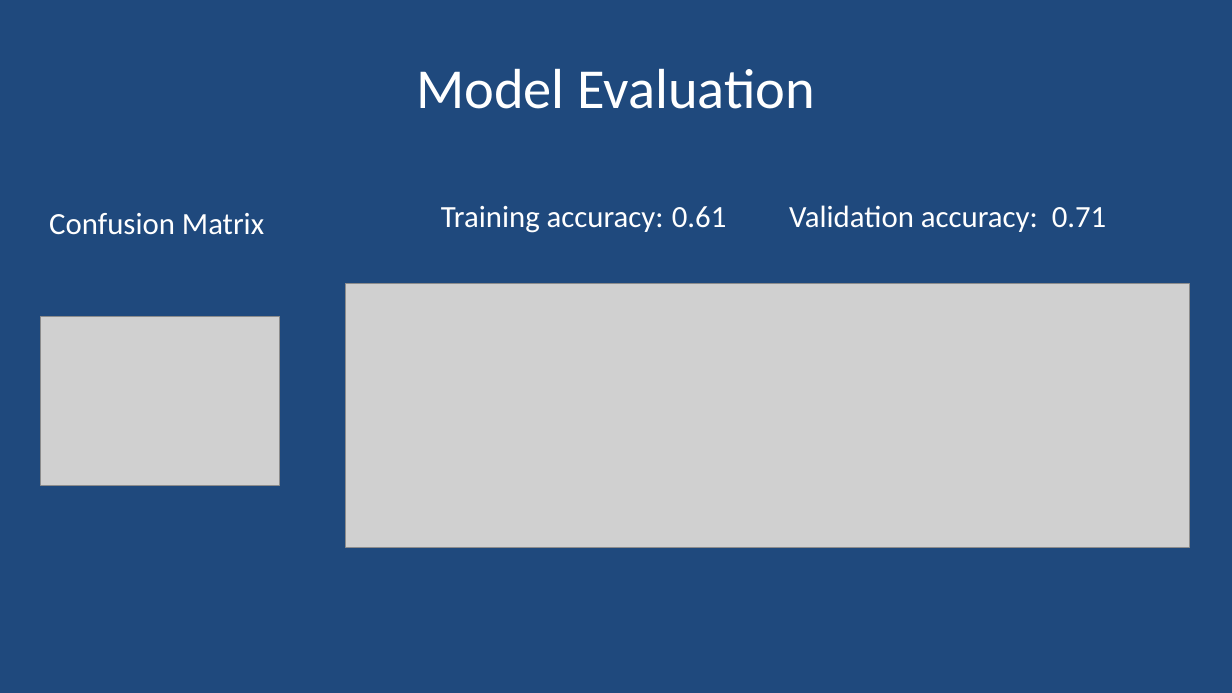
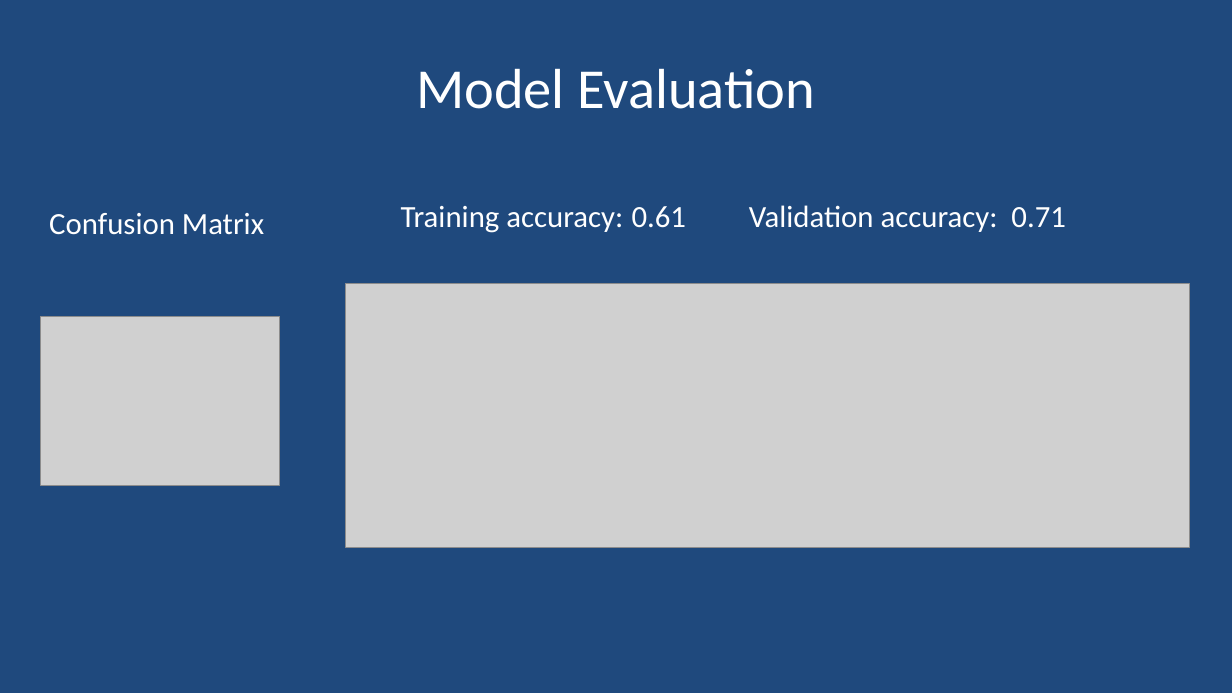
Before and after one commit to Yan1702/IOD17Feb, a slide deck: slide 7 of MiniProject3/MiniProject3_Presentation.pptx. Drawn at 1232x693 pixels with LibreOffice and Linux fonts; fonts in the diff are those of the drawing; grey boxes stand for pictures. Boxes give left, top, right and bottom in pixels: in the first picture for what was removed or moved away, otherwise in the second. Text is boxed around its words. In the diff, an @@ line names an element or a change of style, - is before the commit and + after.

```diff
--- a/MiniProject3/MiniProject3_Presentation.pptx
+++ b/MiniProject3/MiniProject3_Presentation.pptx
@@ text "Training accuracy: 0.61 Validation accuracy: ...": place and size @@
-text "Training accuracy: 0.61 Validation accuracy: ..." at [441, 205, 1107, 233]
+text "Training accuracy: 0.61 Validation accuracy: ..." at [401, 205, 1066, 233]
```
Also in this commit, not shown: 3 other slides changed.
